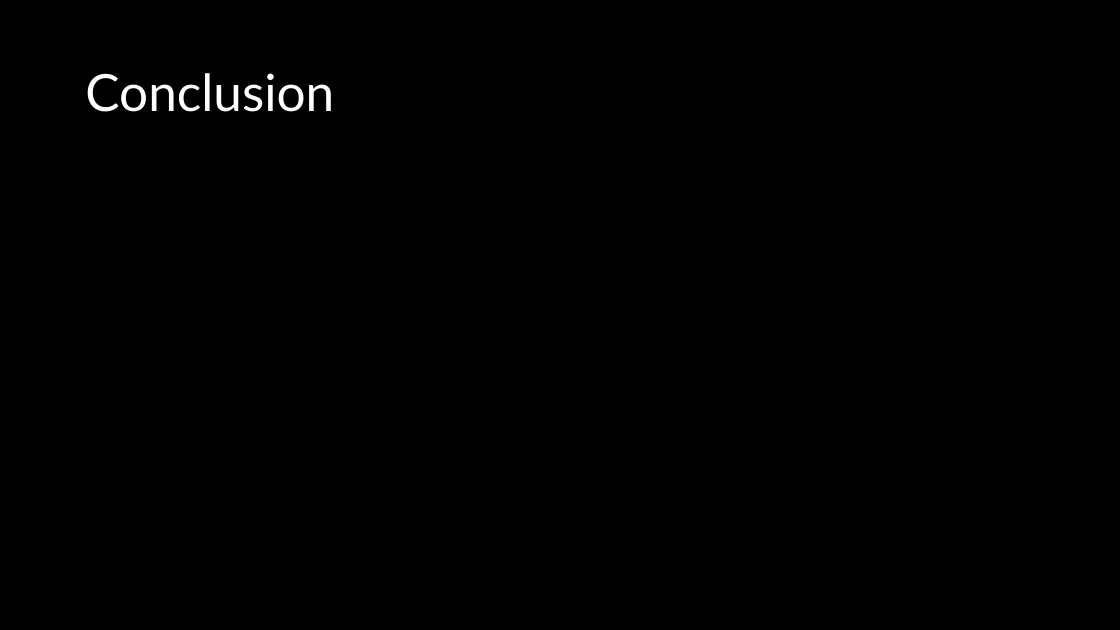
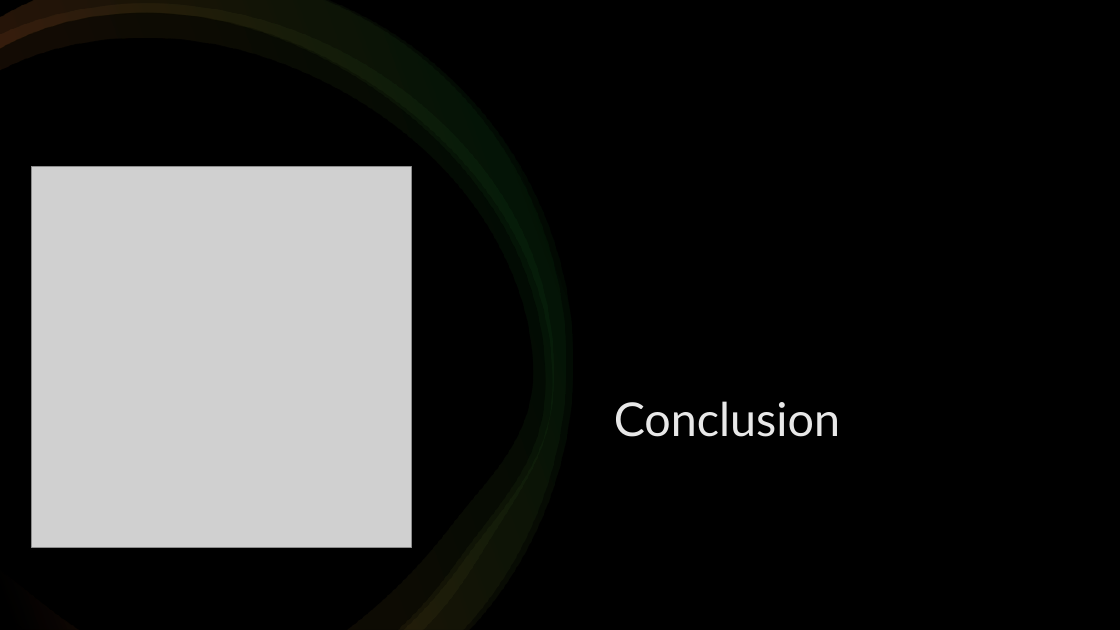
Before and after one commit to romaindenis1/P_Cloud, a slide deck: slide 9 of doc/P_CLOUD 246.pptx. Drawn at 1120x630 pixels with LibreOffice and Linux fonts; fonts in the diff are those of the drawing; grey boxes stand for pictures. Boxes give left, top, right and bottom in pixels: in the first picture for what was removed or moved away, otherwise in the second. Text is boxed around its words. In the diff, an @@ line names an element or a change of style, - is before the commit and + after.

```diff
--- a/doc/P_CLOUD 246.pptx
+++ b/doc/P_CLOUD 246.pptx
@@ rectangle added at (0,0,1120,630), fill #000000 @@
@@ freeform shape added at (0,3,554,630), fill gradient #000000 to #E97132 to #196B24 @@
@@ freeform shape added at (0,0,566,630), fill gradient #000000 to #E97132 to #196B24 @@
@@ freeform shape added at (0,0,573,629), fill gradient #000000 to #E97132 to #196B24 @@
@@ picture added at (31,167,412,548) @@
@@ title "Conclusion": place and size @@
-title "Conclusion" at (85,73,334,112)
+title "Conclusion" at (614,401,840,437)
@@ title "Conclusion" at (614,401,840,437): size 44 to 40 pt, text colour #FFFFFF to #E8E8E8; vertical alignment middle to top @@
```
Also in this commit, not shown: 5 other slides changed, 2 other files.
